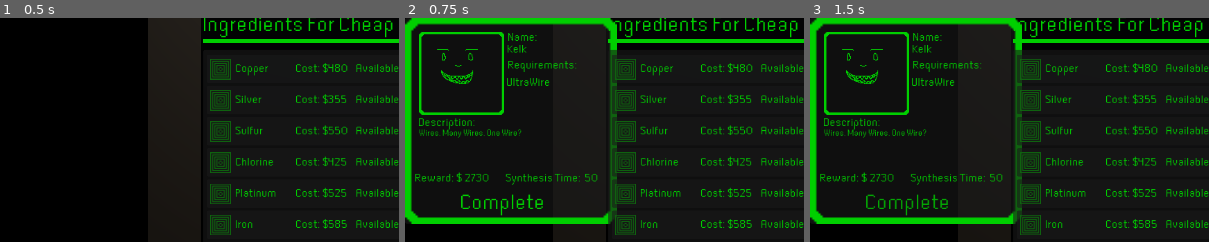
Above: before the commit, frames 1-3 (left to right).
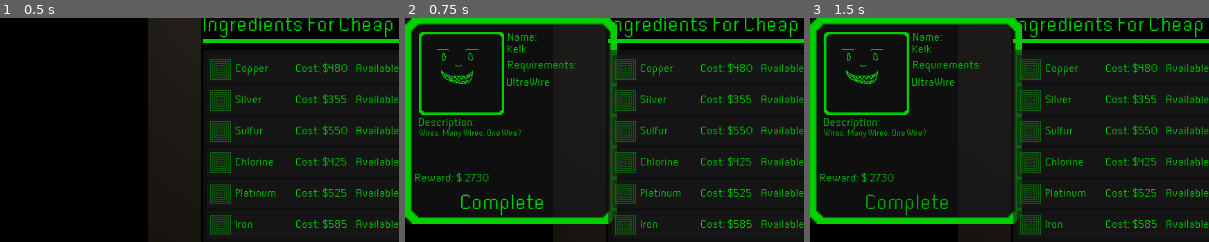
Above: after the commit, the same moments.

Repository: megajolt/Alchemist-Trade-Ltd.
Game: Godot game, scene res://Scenes/maingame.tscn
Same seed, same stepped clock (60 frames per second), same inputs: the game is played once before the commit and once after it.
Inputs:
- Up to frame 1 (0.5 s): no input
- Up to frame 2 (0.75 s): click "Available Contracts" at 0.5 s
- Up to frame 3 (1.5 s): click "Complete" at 1.25 s
The pictures show only the part of the screen within x 0-50%, y 17-67%; the shares and areas given below are measured in that part.

Frame 1 is identical in both runs. In frame 2, 0.3% of the frame differs, in the area x 25-49%, y 69-75%; in frame 3, 0.3%.

Commit message:
Contract Fulfillment

Diff:
--- a/Scenes/contract.tscn
+++ b/Scenes/contract.tscn
@@ -168,40 +168,6 @@
 text = "00000"
 autowrap_mode = 3
 
-[node name="SynthTime Title" type="Label" parent="."]
-layout_mode = 1
-anchors_preset = -1
-anchor_left = 0.478
-anchor_top = 0.842
-anchor_right = 0.859
-anchor_bottom = 0.914
-offset_left = 0.0339966
-offset_top = -30.074
-offset_right = -0.123001
-offset_bottom = -30.458
-theme = ExtResource("1_cvexc")
-theme_override_colors/font_color = Color(0, 0.811765, 0, 1)
-theme_override_font_sizes/font_size = 16
-text = "Synthesis Time:"
-autowrap_mode = 3
-
-[node name="SynthTime" type="Label" parent="."]
-layout_mode = 1
-anchors_preset = -1
-anchor_left = 0.852
-anchor_top = 0.842
-anchor_right = 0.923
-anchor_bottom = 0.912
-offset_left = -0.0440369
-offset_top = -30.074
-offset_right = -0.131042
-offset_bottom = -29.864
-theme = ExtResource("1_cvexc")
-theme_override_colors/font_color = Color(0, 0.811765, 0, 1)
-theme_override_font_sizes/font_size = 16
-text = "50"
-autowrap_mode = 3
-
 [node name="ItemList" type="ItemList" parent="."]
 layout_mode = 1
 anchors_preset = -1
--- a/Scripts/Contracts.gd
+++ b/Scripts/Contracts.gd
@@ -47,7 +47,10 @@
 			contract_instance.get_node("ItemList").add_item(j)
 		vBox.add_child(contract_instance)
 
-
 func _on_available_contracts_toggled(toggled_on):
 	scrollPanel.visible = !scrollPanel.visible
-	pass # Replace with function body.
+
+func _on_contract_fulfilled(path):
+	var node = get_node(path)
+	node.queue_free()
+	pass
--- a/Scripts/Synthesizer.gd
+++ b/Scripts/Synthesizer.gd
@@ -329,6 +329,7 @@
 			$"/root/Node3D/Camera3D/StockUi/Ingredients".set_meta("ItemNames",item_names)
 			$"/root/Node3D/Camera3D/StockUi/Ingredients".set_meta("ItemCosts",item_costs)
 			$"/root/Node3D/Camera3D/StockUi/Ingredients".set_meta("ItemDescriptions",item_descriptions)
+
 func _on_item_list_1_item_selected(index):
 	itemList1Ingredients[index]=botIngredientPanel.get_meta("SelectedItemName")
 	$TextureRect1/ItemList1.set_item_icon(index,botIngredientPanel.get_meta("ItemImageData"))
--- a/Scripts/contract.gd
+++ b/Scripts/contract.gd
@@ -1,14 +1,55 @@
 extends Control
 
+@onready var stockList = $/root/Node3D/Camera3D/StockUi/Ingredients/ItemList
+@onready var stock= $/root/Node3D/Camera3D/StockUi/Ingredients
+
+@onready var hudNode=$/root/Node3D/Camera3D/HUD
+@onready var contractNode=$/root/Node3D/Camera3D/HUD/Contracts
+@onready var bottomWindowList=$/root/Node3D/Camera3D/SynthesizerUi/BotIngredientWindow/ItemList
+@onready var topWindowList=$/root/Node3D/Camera3D/SynthesizerUi/TopIngredientWindow/ItemList
+var changeAmount=0;
+
+signal contractFulfilled(path: String)
 # Called when the node enters the scene tree for the first time.
 func _ready():
-	pass # Replace with function body.
+	var ingredients_callable = Callable(contractNode, "_on_contract_fulfilled")
+	self.connect("contractFulfilled",ingredients_callable)
 
 
 # Called every frame. 'delta' is the elapsed time since the previous frame.
 func _process(delta):
-	pass
+	changeAmount=hudNode.get_meta("ChangeAmount")
 
 
 func _on_full_fill_pressed():
-	pass
+	var items=0
+	var stockNames = stock.get_meta("ItemNames")
+	for i in range(stockList.get_item_count()):
+		for j in range($ItemList.get_item_count()):
+			if($ItemList.get_item_text(j)==stockNames[i]):
+				items+=1
+	if(items==$ItemList.get_item_count()):
+		changeAmount+=int($Reward.text)
+		hudNode.set_meta("ChangeAmount",changeAmount)
+		hudNode.set_meta("MoneyChange",true)
+		for i in range(stockList.get_item_count()):
+			for j in range($ItemList.get_item_count()):
+				if($ItemList.get_item_text(j)==stockNames[i]):
+					stockList.set_item_text(i,str(int(stockList.get_item_text(i))-1))
+					bottomWindowList.set_item_text(i,str(int(bottomWindowList.get_item_text(i))-1))
+					topWindowList.set_item_text(i,str(int(topWindowList.get_item_text(i))-1))
+	var item_costs=stock.get_meta("ItemCosts")
+	var item_descriptions=stock.get_meta("ItemDescriptions")
+	var item_names=stock.get_meta("ItemNames")
+	if(item_costs.size()>0):
+		for j in range($ItemList.get_item_count() - 1, -1, -1):
+			if(int(bottomWindowList.get_item_text(j))==0):
+				bottomWindowList.remove_item(j)
+				topWindowList.remove_item(j)
+				stockList.remove_item(j)
+				item_costs.remove_at(j)
+				item_descriptions.remove_at(j)
+				item_names.remove_at(j)
+				stock.set_meta("ItemNames",item_names)
+				stock.set_meta("ItemCosts",item_costs)
+				stock.set_meta("ItemDescriptions",item_descriptions)
